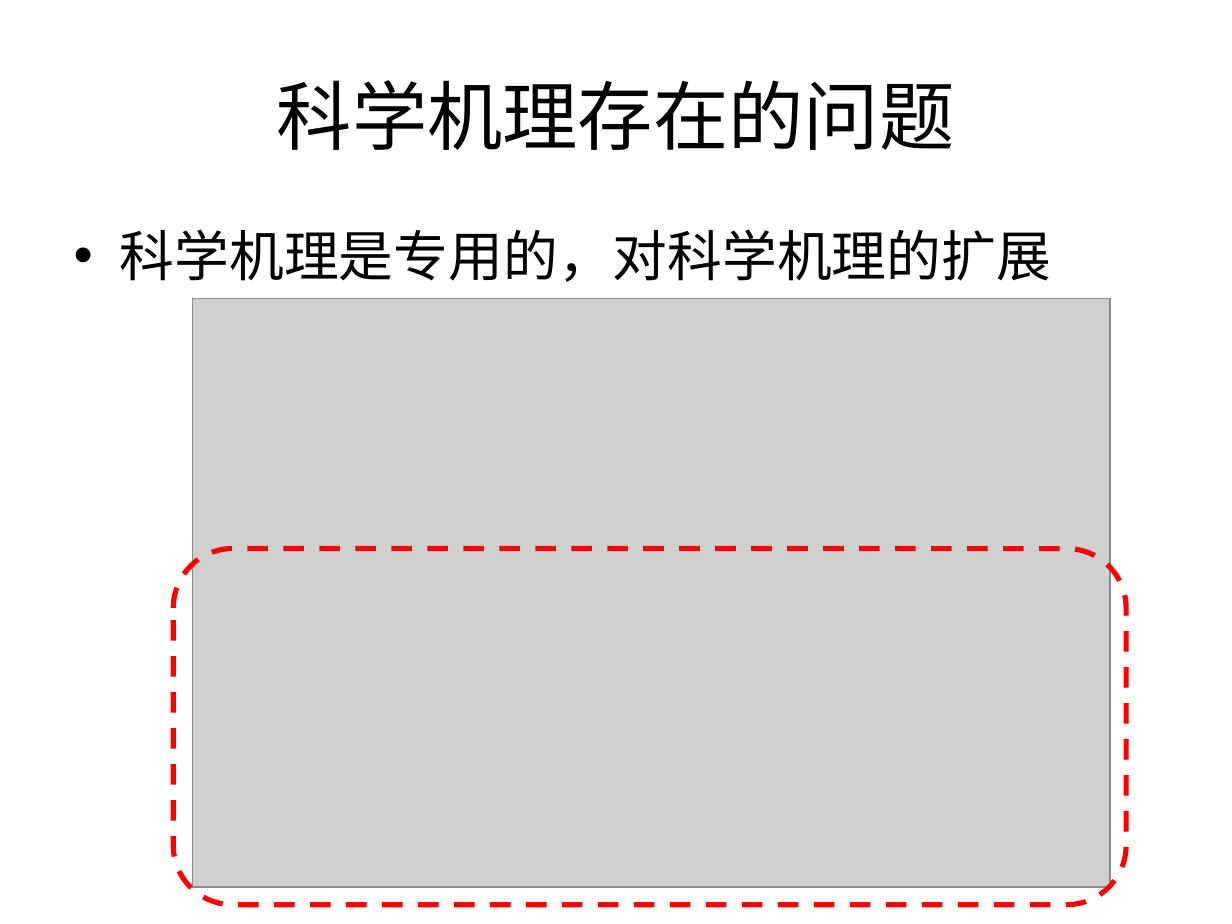
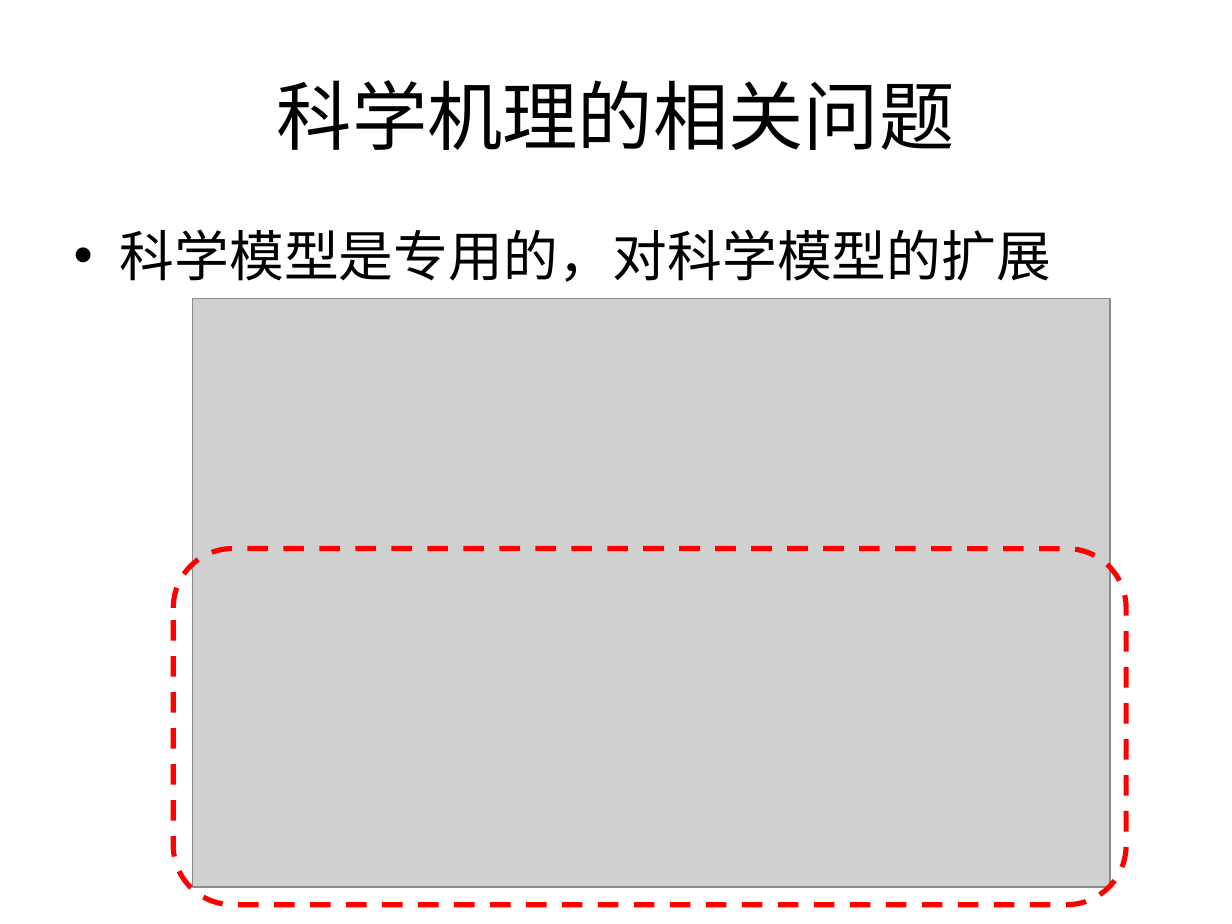
Before and after one commit to Nookleptia/qianmen3d, a slide deck: slide 28 of 毕设文件/毕设提纲.ppt (slide 24 before the commit). Drawn at 1232x924 pixels with LibreOffice and Linux fonts; fonts in the diff are those of the drawing; grey boxes stand for pictures. Boxes give left, top, right and bottom in pixels: in the first picture for what was removed or moved away, otherwise in the second. Text is boxed around its words. In the diff, an @@ line names an element or a change of style, - is before the commit and + after.

```diff
--- a/毕设文件/毕设提纲.ppt
+++ b/毕设文件/毕设提纲.ppt
@@ title at box(277, 80, 955, 150): text changed @@
-科学机理存在的问题
+科学机理的相关问题
@@ text at box(120, 229, 1051, 282): text changed @@
-• 科学机理是专用的，对科学机理的扩展
+• 科学模型是专用的，对科学模型的扩展
```
Also in this commit, not shown: 11 other slides changed, 3 slides added, 2 other files.
